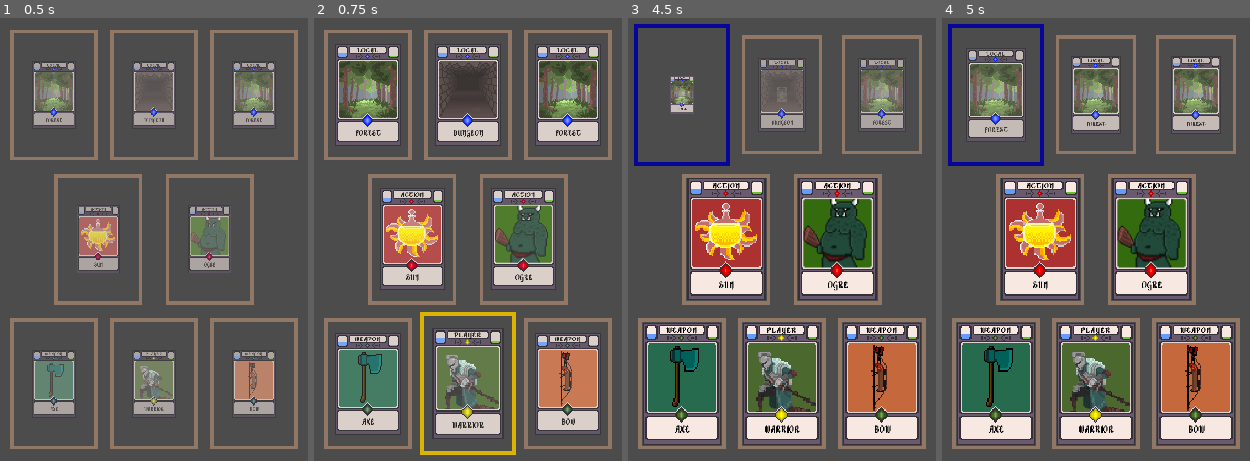
Above: before the commit, frames 1-4 (left to right).
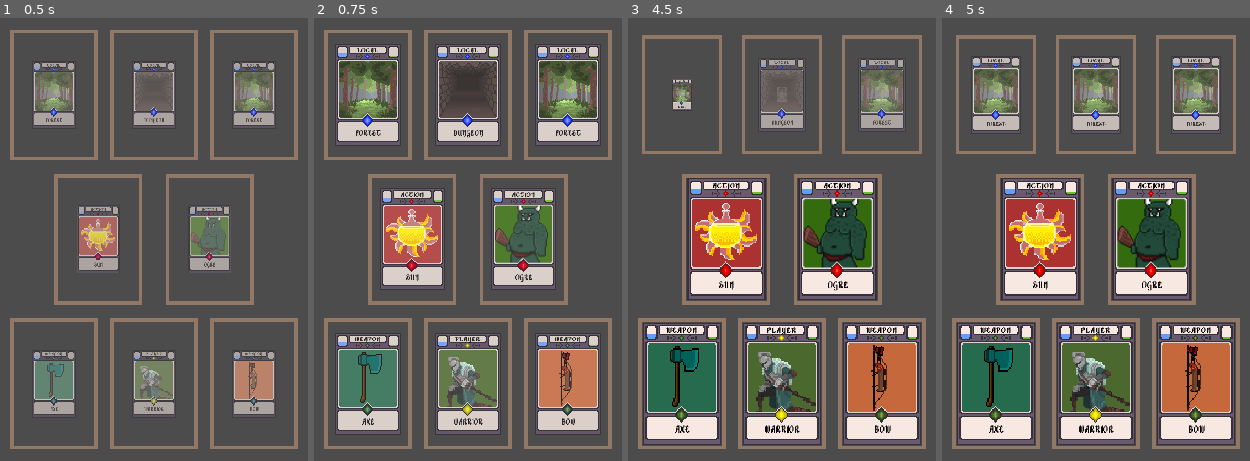
Above: after the commit, the same moments.

Repository: kdds22/Crawler-Card-RPG
Game: Godot game, scene res://scenes/MainCore.tscn
Two runs of this game, one before a commit and one after it. Both use one fixed random seed, a clock stepped at 60 frames per second and the inputs below.
Inputs (mouse positions are in pixels of both pictures, inside the frame that each line leads up to):
- Up to frame 1 (0.5 s): no input
- Up to frame 2 (0.75 s): move the mouse to (468, 381) at 0.52 s; press the mouse at (468, 381) at 0.53 s
- Up to frame 3 (4.5 s): move the mouse to (683, 381) at 1.27 s; release the mouse at (683, 381) at 1.28 s; click (683, 381) at 1.35 s; tap Enter at 2, 3.5 s; move the mouse to (880, 381) at 2.02 s; press the mouse at (880, 381) at 2.03 s; tap Space at 2.75, 4.25 s; move the mouse to (726, 239) at 2.77 s; release the mouse at (726, 239) at 2.78 s; click (726, 239) at 2.85 s; move the mouse to (837, 239) at 3.52 s; press the mouse at (837, 239) at 3.53 s; move the mouse to (683, 93) at 4.27 s; release the mouse at (683, 93) at 4.28 s; click (683, 93) at 4.35 s
- Up to frame 4 (5 s): no input

Frame 1 is identical in both runs. In frame 2, 5.0% of the frame differs, in the area x 34-66%, y 66-99%; in frame 3, 2.7%; in frame 4, 4.9%.

Commit message:
Bug Corrigido Ao selecionar uma Carta 2 ou mais vezes

Diff:
--- a/scenes/CardBase.tscn
+++ b/scenes/CardBase.tscn
@@ -102,8 +102,7 @@
 } ]
 }
 
-[sub_resource type="Animation" id=5]
-resource_name = "start"
+[sub_resource type="Animation" id=6]
 tracks/0/type = "value"
 tracks/0/path = NodePath(".:scale")
 tracks/0/interp = 1
@@ -128,9 +127,22 @@
 "update": 0,
 "values": [ Color( 1, 1, 1, 0 ), Color( 1, 1, 1, 1 ) ]
 }
+tracks/2/type = "method"
+tracks/2/path = NodePath(".")
+tracks/2/interp = 1
+tracks/2/loop_wrap = true
+tracks/2/imported = false
+tracks/2/enabled = true
+tracks/2/keys = {
+"times": PoolRealArray( 1 ),
+"transitions": PoolRealArray( 1 ),
+"values": [ {
+"args": [ true ],
+"method": "pickable"
+} ]
+}
 
 [node name="CardBase" type="RigidBody2D"]
-scale = Vector2( 1e-005, 1e-005 )
 input_pickable = true
 mode = 1
 script = ExtResource( 1 )
@@ -231,7 +243,7 @@
 [node name="Anim" type="AnimationPlayer" parent="."]
 autoplay = "start"
 anims/out = SubResource( 4 )
-anims/out_2 = SubResource( 6 )
-anims/start = SubResource( 5 )
+anims/out_2 = SubResource( 5 )
+anims/start = SubResource( 6 )
 [connection signal="mouse_entered" from="." to="." method="_on_CardBase_mouse_entered"]
 [connection signal="mouse_exited" from="." to="." method="_on_CardBase_mouse_exited"]
--- a/scripts/CardBase.gd
+++ b/scripts/CardBase.gd
@@ -23,6 +23,7 @@
 
 
 var focused = false # usado pra indicar uma carta
+var clicked = false # usado como um FLAG de clique unico
 
 
 # PEGA todas as informações da Carta
@@ -87,8 +88,9 @@
 		if focused and event is InputEventMouseButton:
 #			print("______________ Input CARD _______________")
 #			print("Tipo: " + card_type + " - Nome: " + card_name + " - Grupos: " , self.get_groups())
-			if card_type == "Local":
+			if card_type == "Local" and clicked == false:
 				get_node("../../..").card_clicked(self) # MainCore.gd
+				clicked = true
 #			print(event)
 
 	pass # func _input
@@ -96,6 +98,7 @@
 
 # Chamado ao Instanciar uma Carta
 func _ready() -> void:
+	pickable(false)
 	for i in self.get_groups():
 		if i != 'root_canvas131' and i != '_vp_input1118':
 #			print(card_name, " Pertence ao Grupo -> "+i)
@@ -212,3 +215,9 @@
 		$Anim.play("out_2")
 
 	pass # func call_anim_out
+
+
+
+func pickable(value : bool) -> void:
+	input_pickable = value
+	pass
Not shown: 1 places in scenes/CardBase.tscn that only renumber resources
